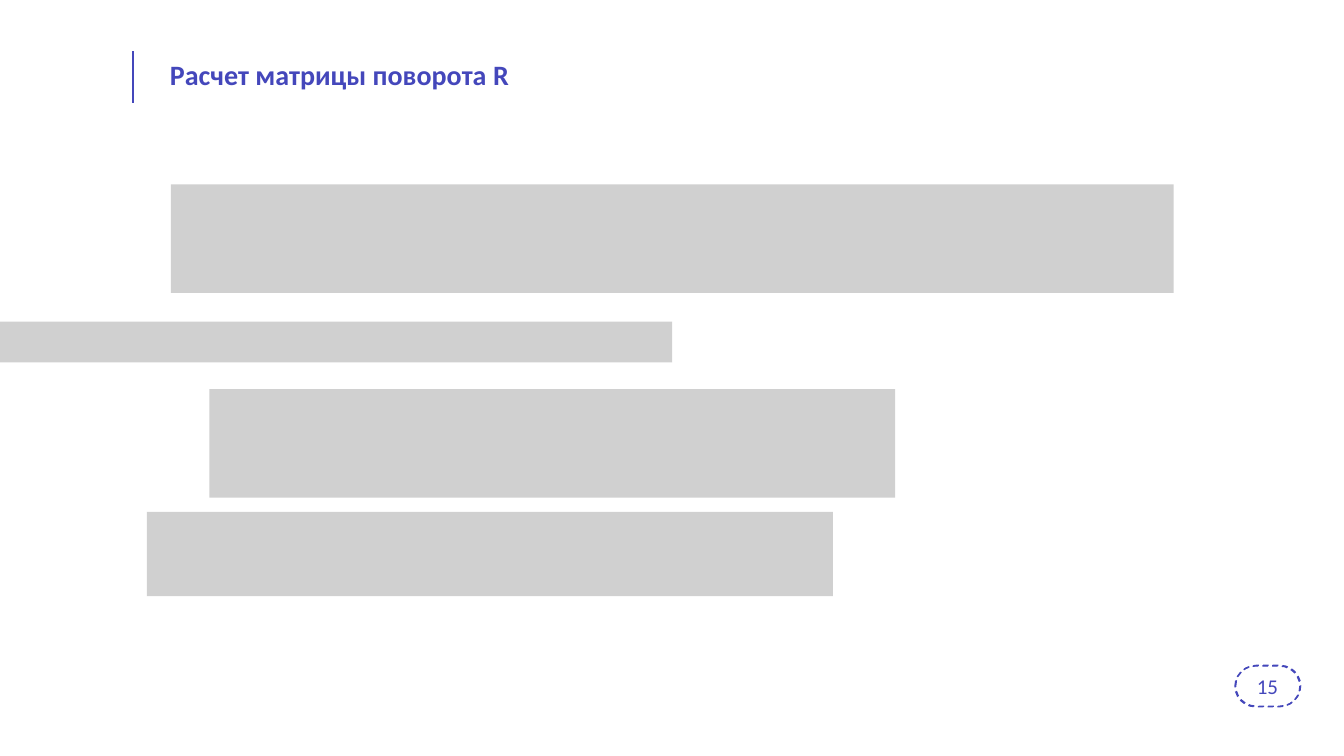
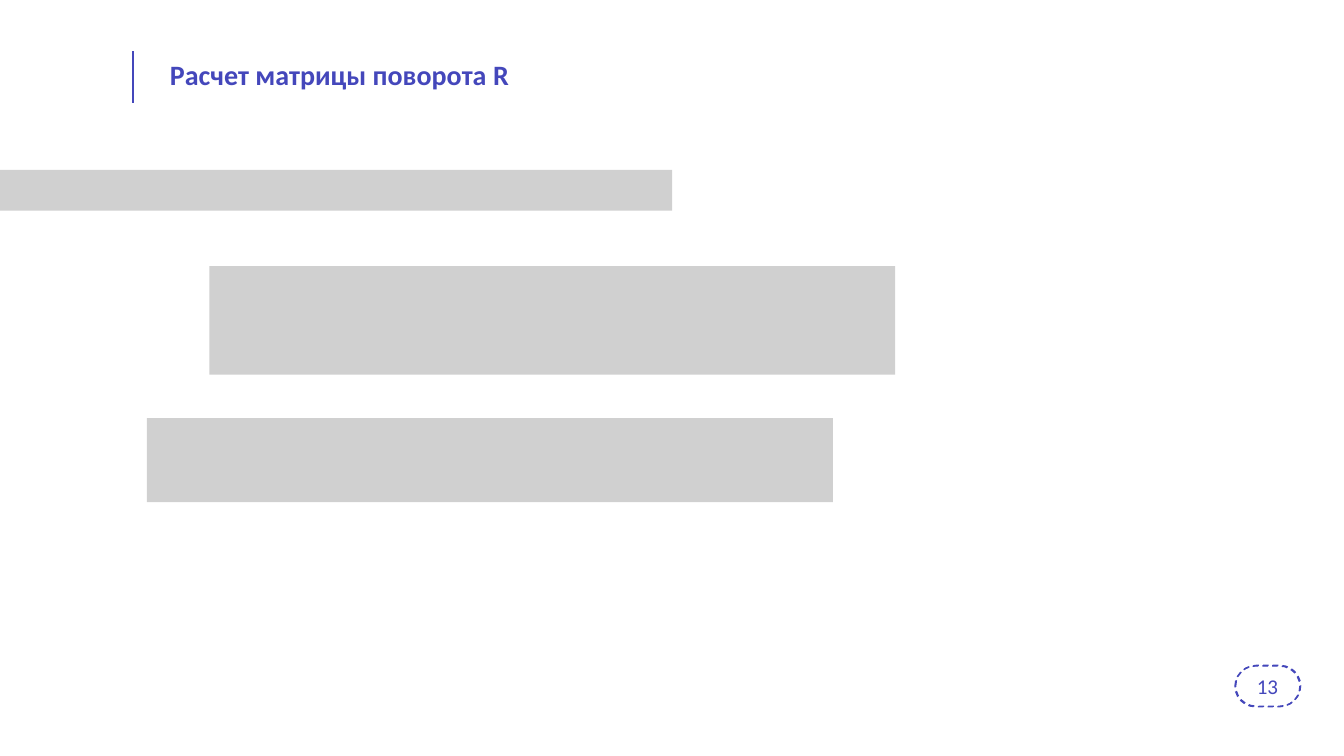
Before and after one commit to PytAZU/Diss, a slide deck: slide 13 of Шаблон_презентации_для_защит_ПИШ.pptx. Drawn at 1344x756 pixels with LibreOffice and Linux fonts; fonts in the diff are those of the drawing; grey boxes stand for pictures; background and template pictures are left out. Boxes give left, top, right and bottom in pixels: in the first picture for what was removed or moved away, otherwise in the second. Text is boxed around its words. In the diff, an @@ line names an element or a change of style, - is before the commit and + after.

```diff
--- a/Шаблон_презентации_для_защит_ПИШ.pptx
+++ b/Шаблон_презентации_для_защит_ПИШ.pptx
@@ picture added at bbox=[0, 170, 673, 211] @@
@@ picture removed at bbox=[170, 185, 1174, 293] @@
@@ picture added at bbox=[210, 266, 895, 375] @@
@@ picture removed at bbox=[0, 322, 673, 362] @@
@@ picture: place and size @@
-picture at bbox=[210, 389, 895, 498]
+picture at bbox=[147, 418, 833, 503]
@@ picture removed at bbox=[147, 512, 833, 597] @@
@@ text at bbox=[1257, 680, 1278, 694]: text changed @@
-15
+13
```
Also in this commit, not shown: 17 other slides changed, 4 slides removed, 1 other file.
